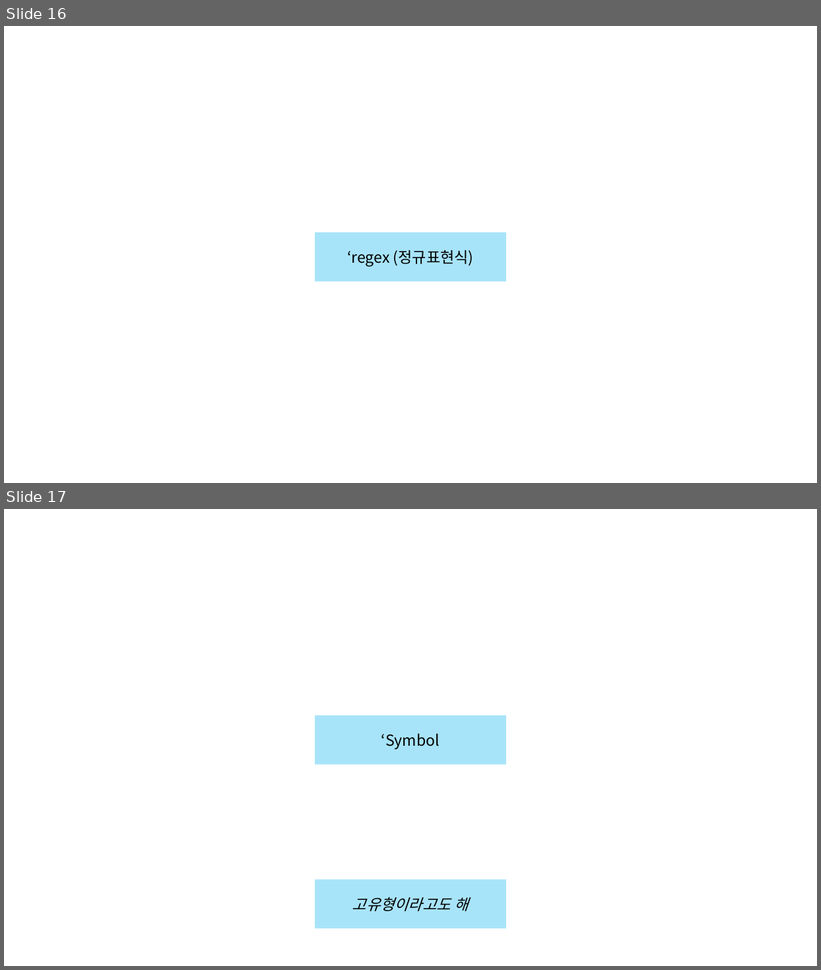
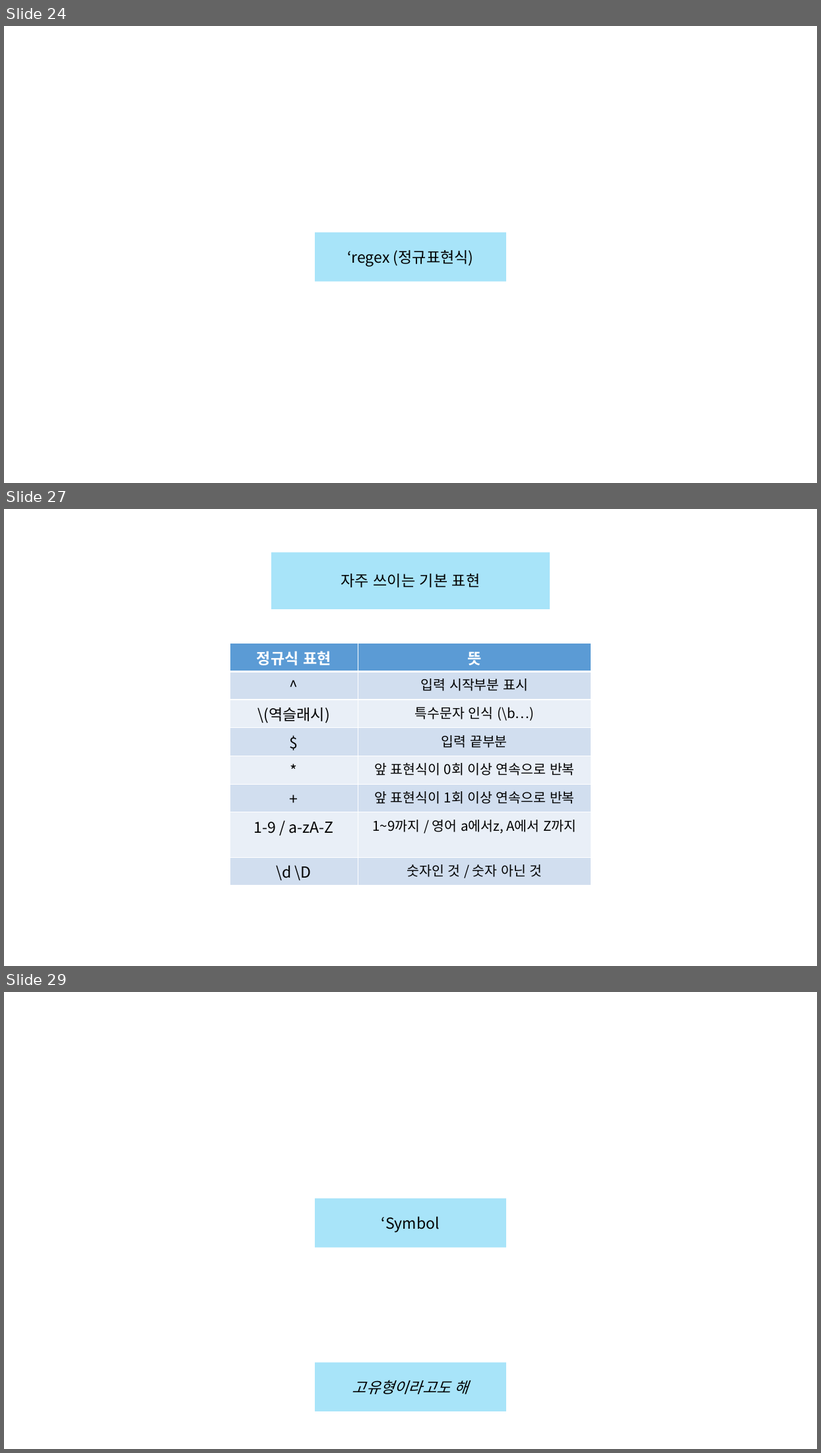
Before and after one commit to Linea89kr/classSIAT, a slide deck: 99. Lecture note in ppt/13. BOM2.pptx. Shown one above the other, each under a label of ours: slides 16 and 17 before the commit, slides 24, 27 and 29 after it; the slides between them are not shown. The pictures are 821x970 and 821x1453 pixels, drawn with LibreOffice and Linux fonts; fonts in the diff are those of the drawing. Boxes give left, top, right and bottom in pixels: in the first picture for what was removed or moved away, otherwise in the second. Text is boxed around its words. In the diff, an @@ line names an element or a change of style, - is before the commit and + after.

```diff
--- a/99. Lecture note in ppt/13. BOM2.pptx
+++ b/99. Lecture note in ppt/13. BOM2.pptx
@@ slide 27 added at box(4, 509, 817, 966), background #FFFFFF @@
@@ rectangle added at box(271, 553, 550, 609), fill #00B0F0 at 34% opacity, 18 pt, text #000000 @@
+자주 쓰이는 기본 표현
@@ table added at box(230, 643, 591, 883), 8 rows, 2 columns @@
+정규식 표현 | 뜻
+^ | 입력 시작부분 표시
+\(역슬래시) | 특수문자 인식 (\b…)
+$ | 입력 끝부분
+* | 앞 표현식이 0회 이상 연속으로 반복
++ | 앞 표현식이 1회 이상 연속으로 반복
+1-9 / a-zA-Z | 1~9까지 / 영어 a에서z, A에서 Z까지
+\d \D | 숫자인 것 / 숫자 아닌 것
@@ what was slide 16 is now slide 24 @@
@@ what was slide 17 is now slide 29 @@
```
Also in this commit, not shown: 12 other slides added, 1 slide removed, 6 other files.
